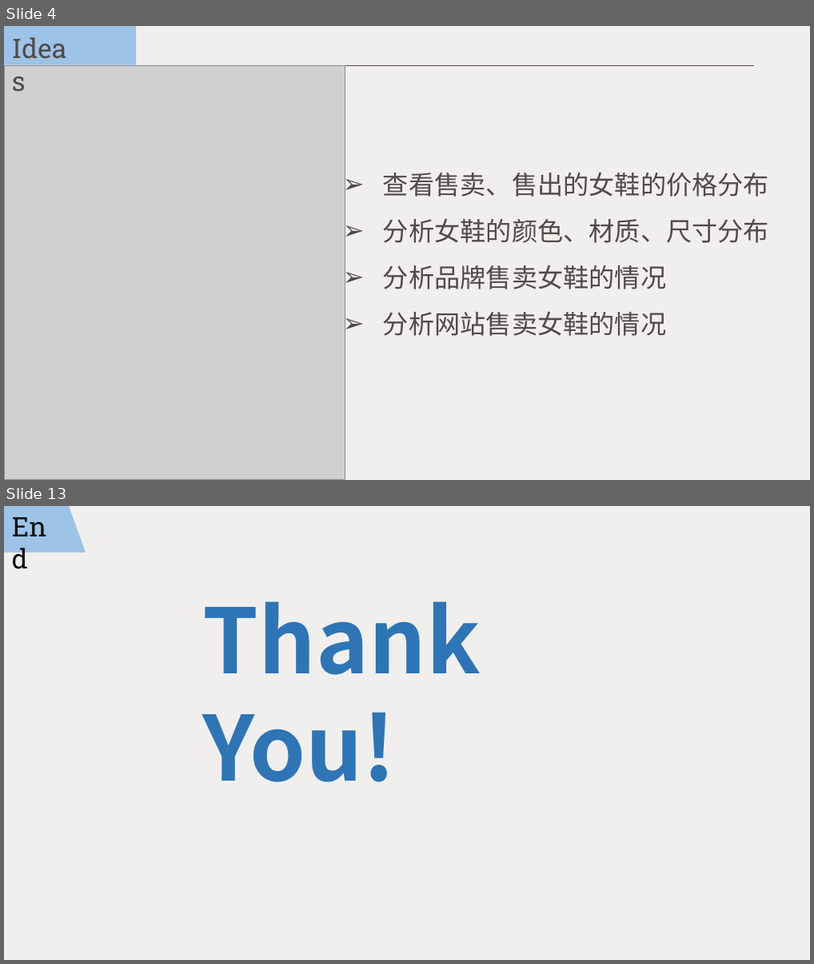
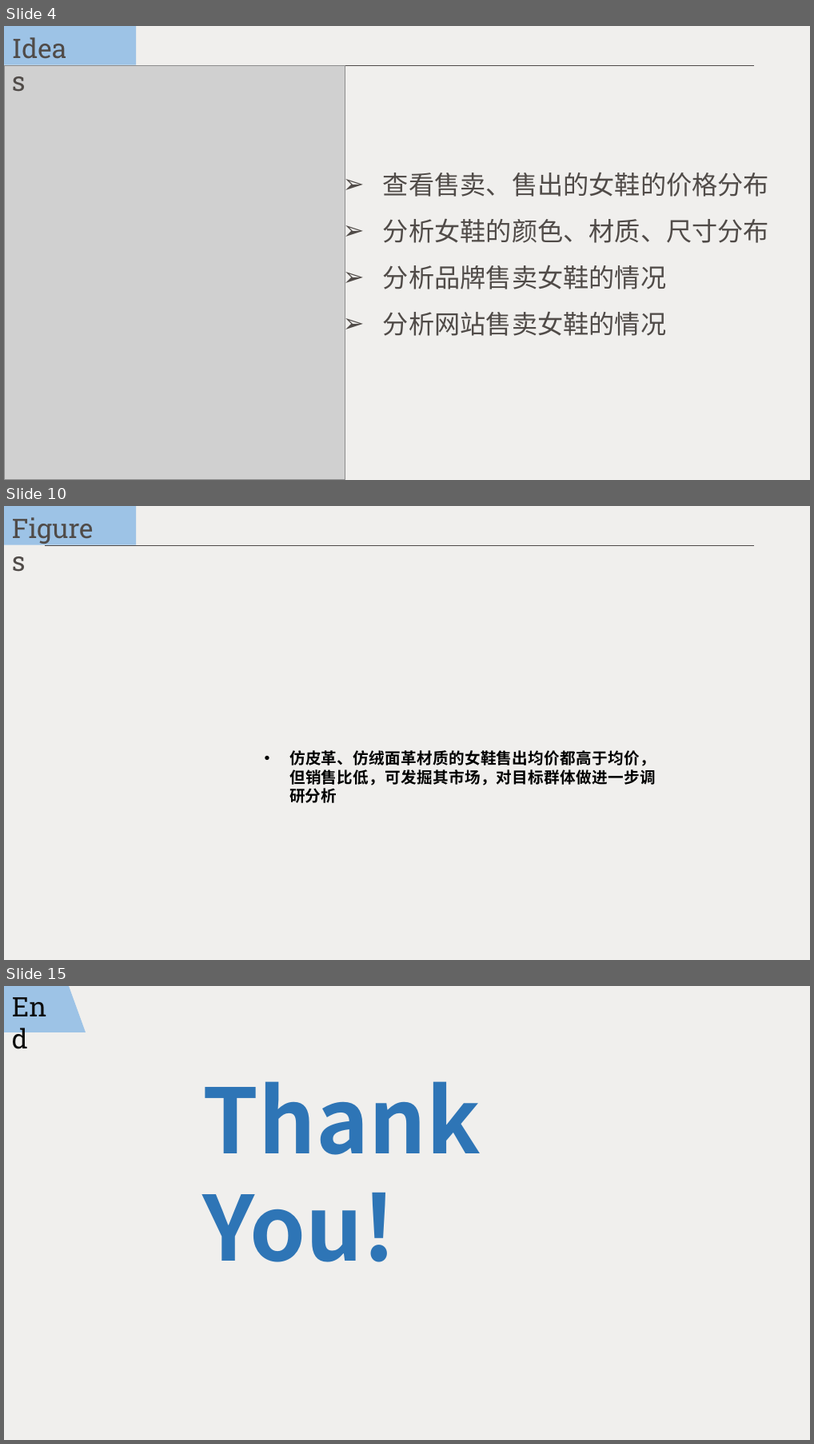
Before and after one commit to ShiyuNie/DataAnalysis-SQLTableauPractice, a slide deck: OnlineWomenShoes.pptx. Shown one above the other, each under a label of ours: slides 4 and 13 before the commit, slides 4, 10 and 15 after it; the slides between them are not shown. The pictures are 814x964 and 814x1444 pixels, drawn with LibreOffice and Linux fonts; fonts in the diff are those of the drawing; grey boxes stand for pictures; background and template pictures are left out. Boxes give left, top, right and bottom in pixels: in the first picture for what was removed or moved away, otherwise in the second. Text is boxed around its words. In the diff, an @@ line names an element or a change of style, - is before the commit and + after.

```diff
--- a/OnlineWomenShoes.pptx
+++ b/OnlineWomenShoes.pptx
@@ slide 10 added at [4, 506, 810, 960], background picture (left out) @@
@@ rectangle added at [4, 506, 136, 544], fill #9DC3E6 @@
@@ text added at [4, 508, 114, 548], 24 pt, text #504B48 @@
+Figures
@@ line added from (754, 545) to (45, 545), #4D4948 0.75 pt @@
@@ text added at [290, 750, 656, 803], 14 pt, text #000000, bold @@
+• 仿皮革、仿绒面革材质的女鞋售出均价都高于均价，但销售比低，可发掘其市场，对目标群体做进一步调研分析
@@ what was slide 13 is now slide 15 @@
```
Also in this commit, not shown: 4 slides changed, 5 other slides added, 4 slides removed.
